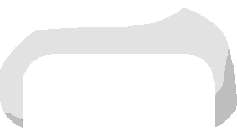
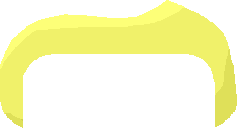
Layer changes from the first 237x129 image to the second:
pixels changed over [0, 0, 237, 128] (layer not identified)
